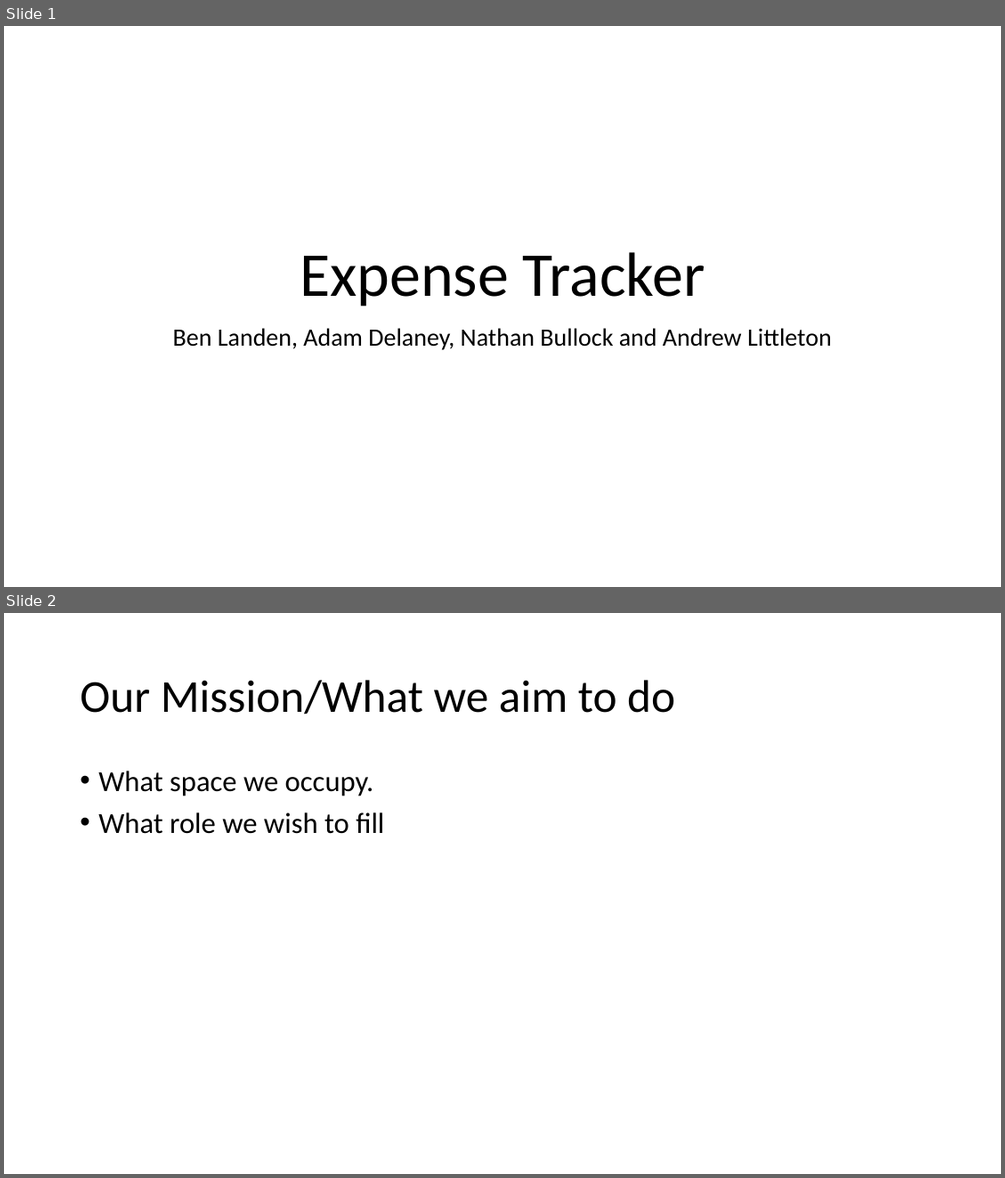
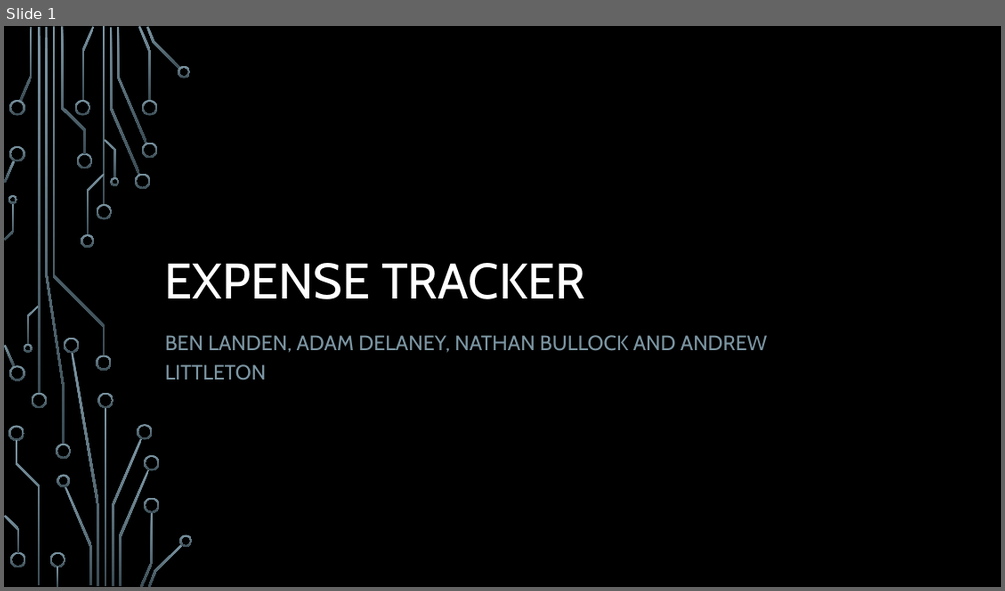
Before and after one commit to alittleton98/COMP-353-Project---Expense-Tracker, a slide deck: documentation/353FinalPresentation.pptx. Shown one above the other, each under a label of ours: slides 1 and 2 before the commit, slide 1 after it. The pictures are 1005x1178 and 1005x591 pixels, drawn with LibreOffice and Linux fonts; fonts in the diff are those of the drawing; background and template pictures are left out. Boxes give left, top, right and bottom in pixels: in the first picture for what was removed or moved away, otherwise in the second. Text is boxed around its words. In the diff, an @@ line names an element or a change of style, - is before the commit and + after.

```diff
--- a/documentation/353FinalPresentation.pptx
+++ b/documentation/353FinalPresentation.pptx
@@ slide 2 removed at (4, 613, 1001, 1174), background #FFFFFF @@
@@ title removed at (80, 680, 675, 714) @@
-Our Mission/What we aim to do
@@ text removed at (98, 771, 384, 834) @@
-• What space we occupy.
-• What role we wish to fill
@@ slide 1 changed as well @@
@@ background #FFFFFF to picture (left out) @@
@@ title at (165, 263, 585, 299): text changed; size 60 to 48 pt; font Calibri to Cabin; text colour #000000 to #FFFFFF @@
-Expense Tracker
+EXPENSE TRACKER
@@ subtitle at (165, 335, 768, 380): text changed; size 24 to 20 pt; font Calibri to Cabin; text colour #000000 to #7C96A3 @@
-Ben Landen, Adam Delaney, Nathan Bullock and Andrew Littleton
+BEN LANDEN, ADAM DELANEY, NATHAN BULLOCK AND ANDREW LITTLETON
@@ group added at (4, 26, 193, 587): 50 freeform shapes, 4 rectangles @@
```
Also in this commit, not shown: 3 other slides changed, 8 slides added, 3 other slides removed, 3 other files.
